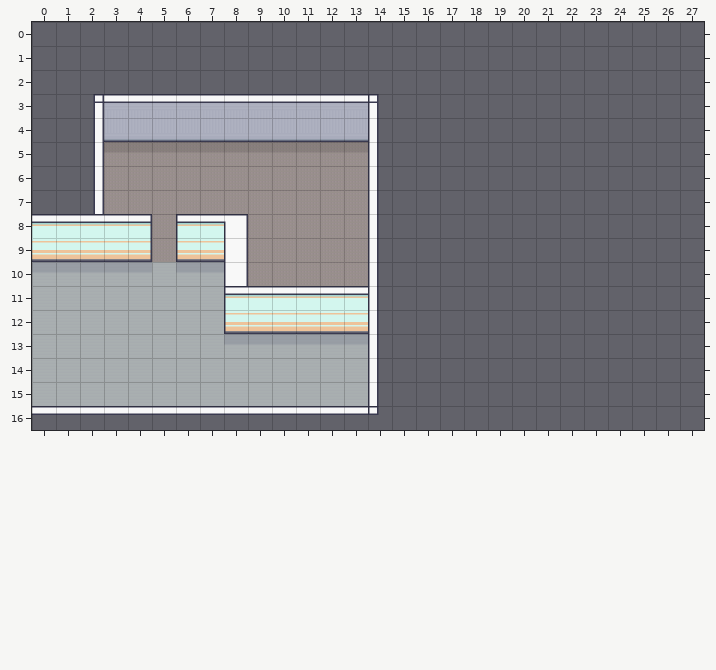
Two versions of a level (Tiled map (JSON), public/assets/tilemaps/bqvw-map.json). The picture above was drawn from the file before the commit.
Cells are 32x32 px. Shown: x 0..27, y 0..16.
After:
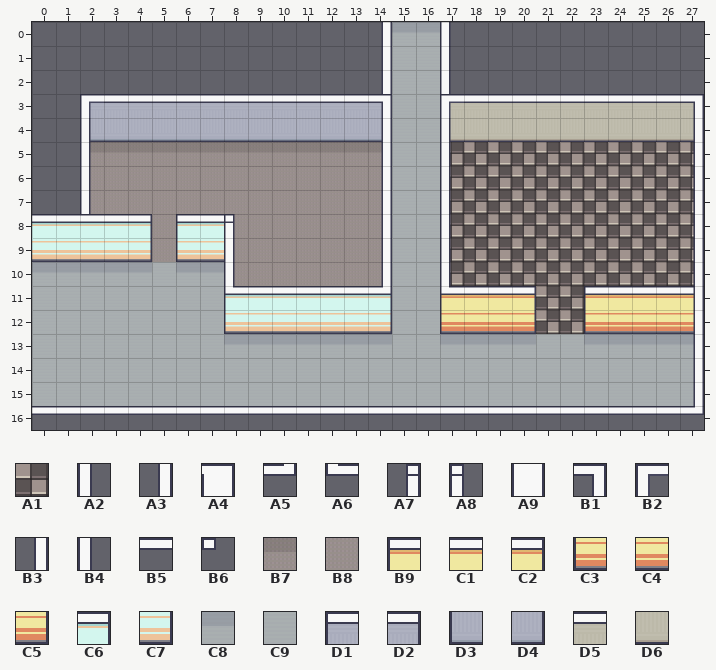
Key: from "indoor": A1 369, A2 384, A3 385, A4 392, A5 404, A6 405, A7 410, A8 412, A9 414, B1 425, B2 426, B3 431, B4 433, B5 453, B6 454, B7 498, B8 519, B9 525, C1 526, C2 527, C3 546, C4 547, C5 548, C6 569, C7 590, C8 621, C9 642, D1 735, D2 737, D3 756, D4 758, D5 778, D6 799.
__ is an empty cell.
The exact change:
Layer "AbaixoPlayer":
y 0: x 15..16 __ __ -> C8 C8
y 1..4: x 15..16 __ __ -> C9 C9
y 5: x 2 __ -> B7; x 14..27 __ __ __ __ __ __ __ __ __ __ __ __ __ __ -> B7 C9 C9 A1 A1 A1 A1 A1 A1 A1 A1 A1 A1 A1
y 6..7: x 2 __ -> B8; x 14..27 __ __ __ __ __ __ __ __ __ __ __ __ __ __ -> B8 C9 C9 A1 A1 A1 A1 A1 A1 A1 A1 A1 A1 A1
y 8..10: x 14..27 __ __ __ __ __ __ __ __ __ __ __ __ __ __ -> B8 C9 C9 A1 A1 A1 A1 A1 A1 A1 A1 A1 A1 A1
y 11..12: x 15..16 __ __ -> C9 C9; x 21..22 __ __ -> A1 A1
y 13: x 14..27 __ __ __ __ __ __ __ __ __ __ __ __ __ __ -> C8 C9 C9 C8 C8 C8 C8 C9 C9 C8 C8 C8 C8 C8
y 14..15: x 14..27 __ __ __ __ __ __ __ __ __ __ __ __ __ __ -> C9 C9 C9 C9 C9 C9 C9 C9 C9 C9 C9 C9 C9 C9
Layer "NivelPlayer":
y 4: x 2 __ -> D3; x 14 __ -> D4; x 17..27 __ __ __ __ __ __ __ __ __ __ __ -> D6 D6 D6 D6 D6 D6 D6 D6 D6 D6 D6
y 12: x 14 __ -> C7; x 17..20 __ __ __ __ -> C3 C4 C4 C5; x 23..27 __ __ __ __ __ -> C3 C4 C4 C4 C5
Layer "AcimaPlayer":
y 3: x 2 __ -> D1; x 14 __ -> D2; x 17..27 __ __ __ __ __ __ __ __ __ __ __ -> D5 D5 D5 D5 D5 D5 D5 D5 D5 D5 D5
y 11: x 14 __ -> C6; x 17..20 __ __ __ __ -> B9 C1 C1 C2; x 23..27 __ __ __ __ __ -> B9 C1 C1 C1 C2
Layer "paredeTetos":
y 0..2: x 14 __ -> A3; x 17 __ -> A2
y 3: x 2 A7 -> B2; x 14 A8 -> B1; x 17 __ -> B2; x 27 __ -> B1
y 4..7: x 2 B3 -> A2; x 14 B4 -> A3; x 17 __ -> A2; x 27 __ -> A3
y 8: x 8 A4 -> A8; x 14 B4 -> A3; x 17 __ -> A2; x 27 __ -> A3
y 9..10: x 8 A9 -> A2; x 14 B4 -> A3; x 17 __ -> A2; x 27 __ -> A3
y 11: x 8 __ -> A6; x 14 B4 -> A5; x 17 __ -> A6; x 27 __ -> B3
y 12..15: x 14 B4 -> __; x 27 __ -> B3
y 16: x 14..27 B6 __ __ __ __ __ __ __ __ __ __ __ __ __ -> B5 B5 B5 B5 B5 B5 B5 B5 B5 B5 B5 B5 B5 A5
